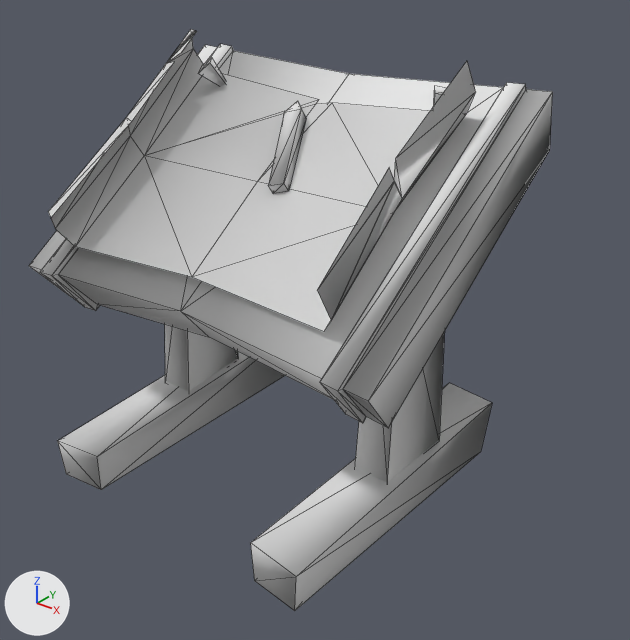
What one commit did to the OBJ model models/plans_table.obj.
Camera for both pictures: a camera (50 mm lens) standing at (0.836, -1.035, 0.878) and looking at (0.048, -0.05, 0.268). Every picture has the same lights, and +X, +Y and +Z are marked at lower left. Mesh edges are drawn as thin lines. Where no turn or scale is listed for an object, it has been applied to the vertices. Vertices at the same position are counted once.

In view in the first picture: 'World_Expansion05_doodads_human_doodads_6hu_townhall_architect_'.
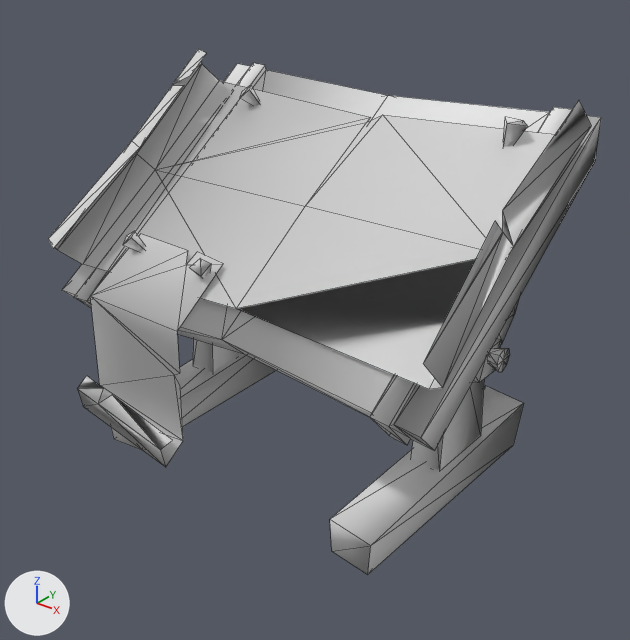
What differs and where, as boxes [x1, y1, x2, y2] in the pictures (630 x 640 px; the box of a moved part takes in the faces that stretch with it):
'World_Expansion05_doodads_human_doodads_6hu_townhall_architect_', reshaped (10% shorter)
    before: [29, 29, 553, 611]
    after: [48, 49, 601, 575]
part 1 of me_world_expansion05_doodads_human_doodads_6hu_townhall_architect, moved or reshaped
    before: [251, 383, 492, 611]
    after: [330, 386, 524, 575]
part 2 of me_world_expansion05_doodads_human_doodads_6hu_townhall_architect, moved or reshaped
    before: [58, 352, 285, 490]
    after: [111, 353, 276, 451]
part 3 of me_world_expansion05_doodads_human_doodads_6hu_townhall_architect, moved or reshaped
    before: [198, 58, 226, 86]
    after: [190, 258, 211, 279]
part 4 of me_world_expansion05_doodads_human_doodads_6hu_townhall_architect, added
    after: [123, 231, 144, 251]
part 5 of me_world_expansion05_doodads_human_doodads_6hu_townhall_architect, moved or reshaped
    before: [434, 86, 447, 105]
    after: [240, 85, 260, 106]
part 6 of me_world_expansion05_doodads_human_doodads_6hu_townhall_architect, added
    after: [503, 117, 528, 147]
part 7 of me_world_expansion05_doodads_human_doodads_6hu_townhall_architect, rebuilt (11% shorter)
    before: [29, 44, 553, 428]
    after: [48, 49, 591, 389]
part 8 of me_world_expansion05_doodads_human_doodads_6hu_townhall_architect, deleted
    before: [48, 29, 476, 332]
part 9 of me_world_expansion05_doodads_human_doodads_6hu_townhall_architect, deleted
    before: [268, 101, 306, 194]
part 10 of me_world_expansion05_doodads_human_doodads_6hu_townhall_architect, deleted
    before: [355, 333, 444, 482]
part 11 of me_world_expansion05_doodads_human_doodads_6hu_townhall_architect, built on
    before: [165, 324, 238, 392]
    after: [62, 63, 601, 470]

What the commit changed:
me_world_expansion05_doodads_human_doodads_6hu_townhall_architect is used by ob_world_expansion05_doodads_human_doodads_6hu_townhall_architect; location (0.0, 0.0, 0.0).
me_world_expansion05_doodads_human_doodads_6hu_townhall_architect had 131 vertices, 194 faces and spanned x -0.346..0.328, y -0.345..0.18, z -0.006..0.681.
me_world_expansion05_doodads_human_doodads_6hu_townhall_architect now has 284 vertices, 426 faces and spans x -0.38..0.38, y -0.301..0.254, z -0.003..0.63.
me_world_expansion05_doodads_human_doodads_6hu_townhall_architect part 1: the loose piece of 8 vertices spanning x 0.16..0.264, y -0.345..0.18, z -0.006..0.094 is scaled about its middle by 0.865, then moved by (0.043, 0.083, -0.004).
me_world_expansion05_doodads_human_doodads_6hu_townhall_architect part 2: the loose piece of 8 vertices spanning x -0.278..-0.175, y -0.345..0.18, z -0.006..0.094 is scaled about its middle by 0.865, then moved by (-0.022, 0.083, -0.004).
me_world_expansion05_doodads_human_doodads_6hu_townhall_architect part 3: the loose piece of 5 vertices spanning x -0.251..-0.211, y -0.001..0.052, z 0.576..0.639 is turned 60 degrees about the z axis through its middle and scaled by 0.865, then moved by (0.142, -0.19, -0.259).
me_world_expansion05_doodads_human_doodads_6hu_townhall_architect part 4: the loose piece of 5 vertices spanning x -0.251..-0.211, y -0.001..0.052, z 0.576..0.639 is copied, and the copy is scaled about its middle by 0.865, then moved by (-0.022, -0.178, -0.254); it spans x -0.271..-0.236, y -0.176..-0.129, z 0.326..0.38.
me_world_expansion05_doodads_human_doodads_6hu_townhall_architect part 5: the loose piece of 5 vertices spanning x 0.194..0.242, y 0.004..0.046, z 0.565..0.642 is multiplied about its middle by the matrix ((0.611, 0.038, -0.459), (-0.279, 0.637, -0.319), (0.366, 0.422, 0.523)), then moved by (-0.451, 0.107, -0.056).
me_world_expansion05_doodads_human_doodads_6hu_townhall_architect part 6: the loose piece of 5 vertices spanning x 0.194..0.242, y 0.004..0.046, z 0.565..0.642 is copied, and the copy is scaled about its middle by 0.865, then moved by (0.052, 0.114, -0.05); it spans x 0.25..0.291, y 0.121..0.157, z 0.521..0.587.
me_world_expansion05_doodads_human_doodads_6hu_townhall_architect part 7: the loose piece of 44 vertices spanning x -0.346..0.328, y -0.306..0.166, z 0.259..0.642 is rebuilt with 34 vertices and now spans x -0.38..0.38, y -0.263..0.167, z 0.31..0.63.
me_world_expansion05_doodads_human_doodads_6hu_townhall_architect part 8: the loose piece of 36 vertices spanning x -0.291..0.253, y -0.308..0.064, z 0.381..0.681 is deleted.
me_world_expansion05_doodads_human_doodads_6hu_townhall_architect part 9: the loose piece of 9 vertices spanning x -0.043..0.045, y -0.125..0.02, z 0.489..0.592 is deleted.
me_world_expansion05_doodads_human_doodads_6hu_townhall_architect part 10: the loose piece of 8 vertices spanning x 0.178..0.247, y -0.114..0.026, z 0.071..0.473 is deleted.
me_world_expansion05_doodads_human_doodads_6hu_townhall_architect part 11: 8 vertices removed from x -0.261..-0.193, y -0.114..0.026, z 0.071..0.474; 214 vertices added at x -0.358..0.366, y -0.301..0.254, z 0.063..0.596.
